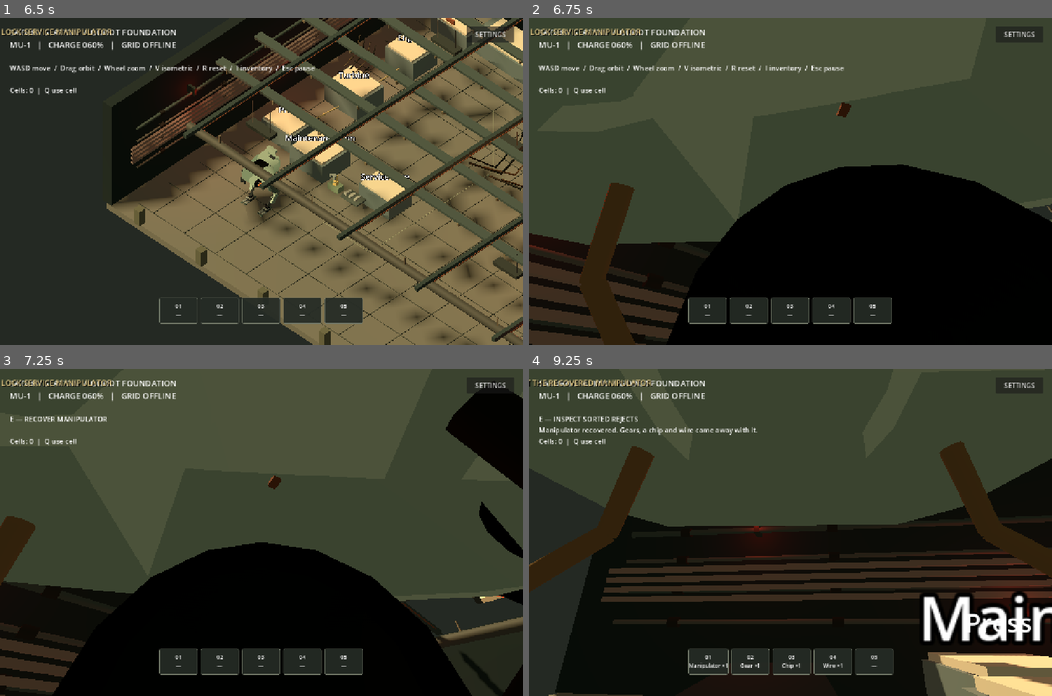
Above: before the commit, frames 1-4 (two rows, left to right).
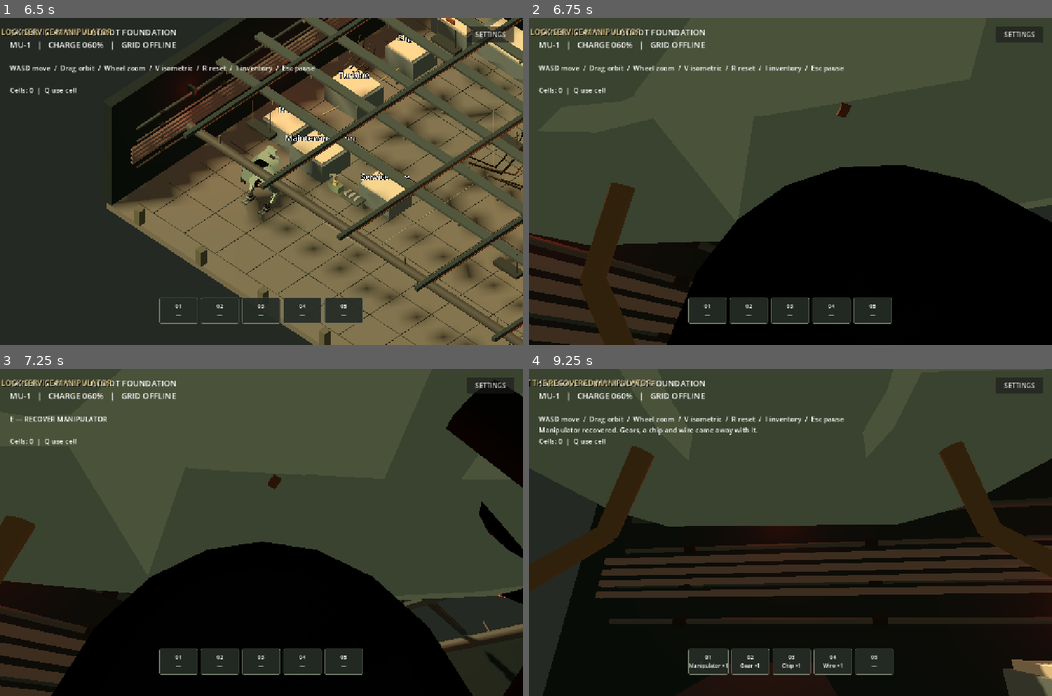
Above: after the commit, the same moments.

Repository: thetruenadia/saturn-station
Game: Godot game, scene res://main_menu.tscn
Two runs of this game, one before a commit and one after it. Both use one fixed random seed, a clock stepped at 60 frames per second and the inputs below.
Inputs (mouse positions are in pixels of both pictures, inside the frame that each line leads up to):
- Up to frame 1 (6.5 s): click "START NEW DEMO" at 0.5 s; click "BEGIN BOOT SEQUENCE" at 1.25 s; click "Y · SKIP CUTSCENE" at 2 s; click "SETTINGS" at 2.75 s; click "BACK TO PAUSE MENU" at 3.5 s; click "RESTART DEMO" at 4.25 s; click "BEGIN BOOT SEQUENCE" at 5 s; click "Y · SKIP CUTSCENE" at 5.75 s
- Up to frame 2 (6.75 s): tap Enter at 6.5 s; move the mouse to (905, 165) at 6.52 s; hold D from 6.53 s (still down); tap V at 6.6 s; click (905, 165) at 6.67 s
- Up to frame 3 (7.25 s): keep holding D
- Up to frame 4 (9.25 s): release D at 7.25 s; drag from (685, 548) to (764, 597) at 7.27 s; move the mouse to (842, 460) at 8.02 s; hold D 8.03-8.75 s; tap E at 8.1 s; drag from (764, 597) to (633, 483) at 8.77 s

Frame 1 is identical in both runs. In frame 2, 3.6% of the frame differs, in the area x 0-100%, y 25-100%; in frame 3, 3.5%; in frame 4, 15%, in the area x 0-100%, y 14-100%.

Commit message:
Add inertial movement and footstep cadence

Diff:
--- a/godot/test_workshop.gd
+++ b/godot/test_workshop.gd
@@ -33,6 +33,19 @@
 		assert(is_zero_approx(light.light_energy))
 	for light in emergency_lights:
 		assert(light.light_energy > 0.0 and absf(light.position.x) > 13.0)
+	var slow_start: float = workshop._advance_gait(0.1,true)
+	var cruise_speed: float = workshop._advance_gait(0.5,true)
+	var braking_speed: float = workshop._advance_gait(0.2,false)
+	assert(slow_start > 0.0 and slow_start < 2.25)
+	assert(cruise_speed > slow_start and cruise_speed < 2.25)
+	assert(braking_speed > 0.0 and braking_speed < cruise_speed)
+	workshop.gait_velocity = 1.0
+	workshop._update_footstep_audio(0.6,true)
+	assert(is_zero_approx(workshop.step_elapsed) and workshop.sound_player.stream is AudioStreamWAV)
+	workshop._update_footstep_audio(0.1,false)
+	assert(is_zero_approx(workshop.step_elapsed))
+	workshop.gait_velocity = 0.0
+	workshop.gait_weight = 0.0
 	var desktop_inventory_layout: Dictionary = workshop._inventory_layout_for_width(1280.0)
 	assert(desktop_inventory_layout["panel_width"] == 780.0 and desktop_inventory_layout["columns"] == 5)
 	var mobile_inventory_layout: Dictionary = workshop._inventory_layout_for_width(320.0)
--- a/godot/workshop.gd
+++ b/godot/workshop.gd
@@ -56,6 +56,9 @@
 var yaw := PI / 4.0
 var pitch := 0.72
 var zoom := 15.0
+var gait_velocity := 0.0
+var gait_weight := 0.0
+var step_elapsed := 0.0
 var charge := 60.0
 var powered := false
 var paused := false
@@ -381,6 +384,24 @@
 		opening_elapsed = minf(opening_elapsed + delta, 30.0)
 		_update_maker_opening()
 
+func _advance_gait(delta: float, wants_move: bool) -> float:
+	var target_speed := 2.25 if wants_move else 0.0
+	var response := 6.2 if wants_move else 8.5
+	gait_velocity = lerpf(gait_velocity,target_speed,1.0-exp(-response*delta))
+	var target_weight := 1.0 if wants_move else 0.0
+	var weight_response := 3.0 if wants_move else 5.0
+	gait_weight = lerpf(gait_weight,target_weight,1.0-exp(-weight_response*delta))
+	return gait_velocity
+
+func _update_footstep_audio(delta: float, active: bool) -> void:
+	if active and gait_velocity > 0.35:
+		step_elapsed += delta
+		if step_elapsed > 0.56:
+			play_tone(90.0,0.08,0.035)
+			step_elapsed = 0.0
+	else:
+		step_elapsed = 0.0
+
 func update_camera() -> void:
 	if observation_active:
 		return
@@ -872,11 +893,14 @@
 			else:
 				direction = Vector3(to_target.x,0,to_target.y).normalized()
 		charge = maxf(0.0,charge-delta*0.1)
-	player.velocity = direction*3.4
+	var wants_move := active and direction.length_squared() > 0.01
+	_advance_gait(delta,wants_move)
+	_update_footstep_audio(delta,active)
+	player.velocity = direction*gait_velocity
 	if direction.length_squared() > 0.01:
 		visual.rotation.y = lerp_angle(visual.rotation.y,atan2(direction.x,direction.z),minf(delta*10,1.0))
 	player.move_and_slide()
-	visual.call("set_moving", active and direction.length_squared() > 0.01)
+	visual.call("set_moving", gait_weight > 0.06)
 	player.position.x = clampf(player.position.x,-12.5,12.5)
 	player.position.z = clampf(player.position.z,-9.5,9.5)
 	nearby = nearest_target()
Not shown, changed: godot/PORTING-STATUS.md
